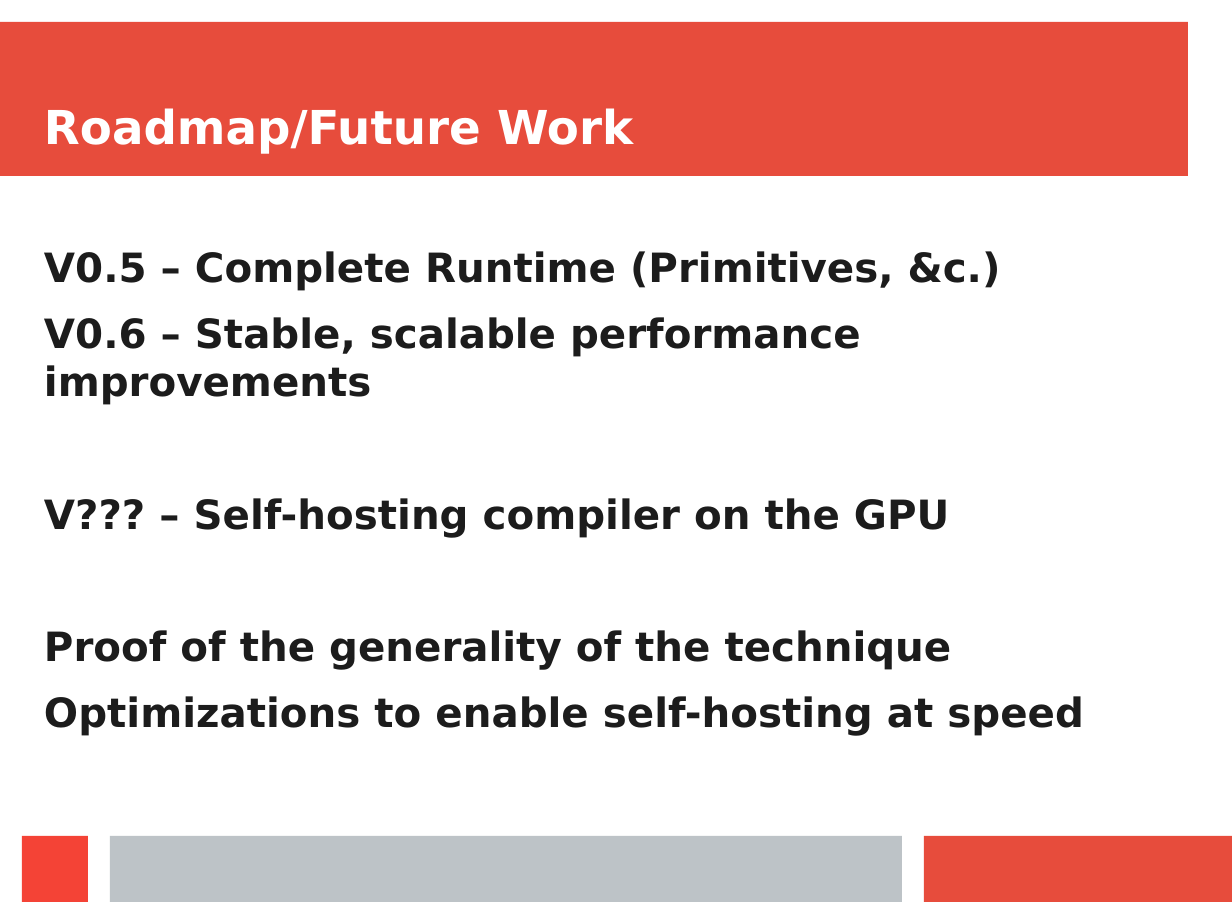
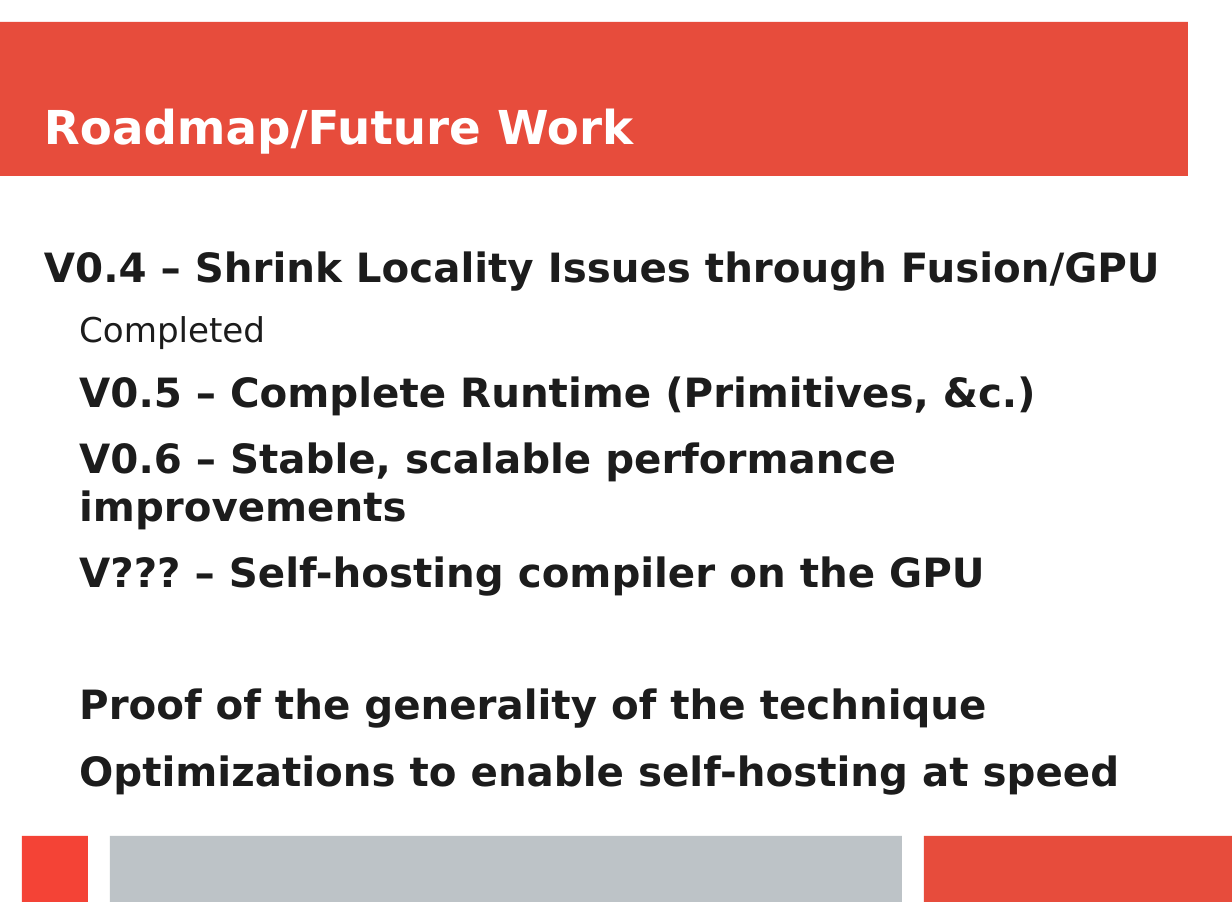
Before and after one commit to Co-dfns/Co-dfns_Research, a slide deck: slide 7 of 2015-spring-array/slides.odp. Drawn at 1232x924 pixels with LibreOffice and Linux fonts; fonts in the diff are those of the drawing. Boxes give left, top, right and bottom in pixels: in the first picture for what was removed or moved away, otherwise in the second. Text is boxed around its words. In the diff, an @@ line names an element or a change of style, - is before the commit and + after.

Commit message:
Update the slides for ARRAY '15

```diff
--- a/2015-spring-array/slides.odp
+++ b/2015-spring-array/slides.odp
@@ text at (x1=44, y1=251, x2=1160, y2=349): paragraphs added @@
+V0.4 – Shrink Locality Issues through Fusion/GPU
+  Completed
```
